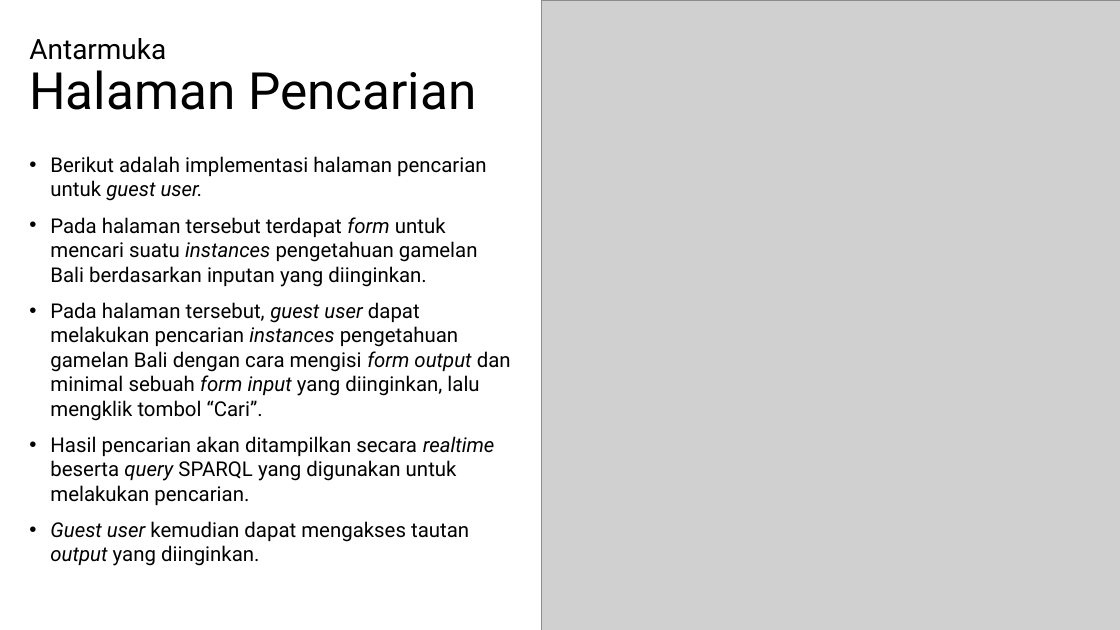
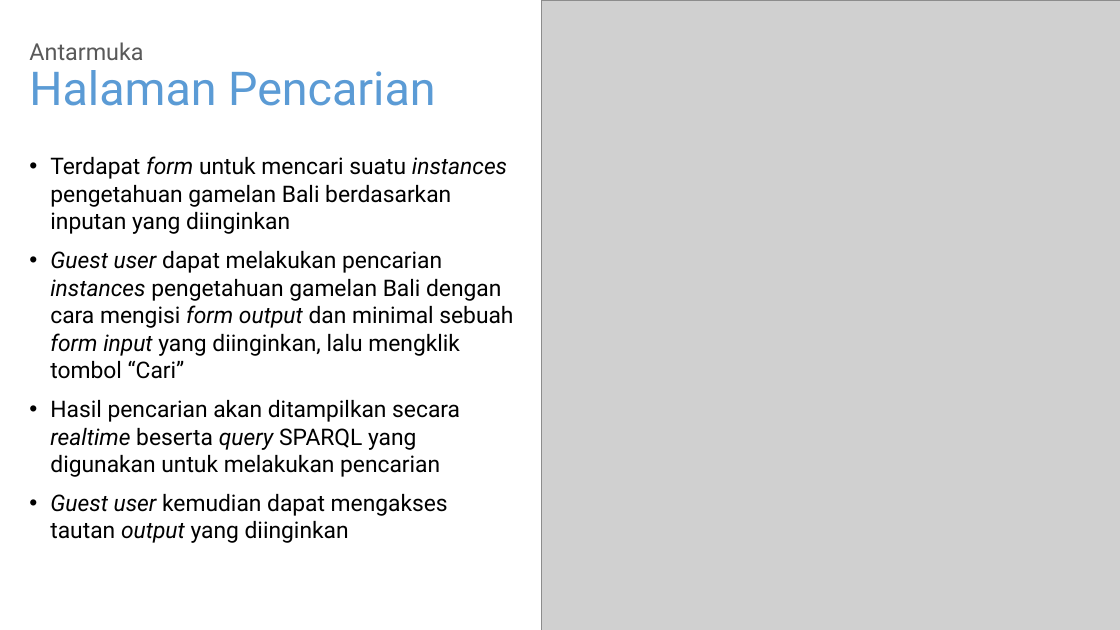
Before and after one commit to wardanacoolant/Tugas-Akhir, a slide deck: slide 29 of Hari-H Sidang/Rancangan Presentasi Skripsi.pptx (slide 30 before the commit). Drawn at 1120x630 pixels with LibreOffice and Linux fonts; fonts in the diff are those of the drawing; grey boxes stand for pictures. Boxes give left, top, right and bottom in pixels: in the first picture for what was removed or moved away, otherwise in the second. Text is boxed around its words. In the diff, an @@ line names an element or a change of style, - is before the commit and + after.

Commit message:
update ppt 2

```diff
--- a/Hari-H Sidang/Rancangan Presentasi Skripsi.pptx
+++ b/Hari-H Sidang/Rancangan Presentasi Skripsi.pptx
@@ title "Antarmuka Halaman Pencarian" at [29, 42, 435, 106]: size 24 to 20 pt, text colour #000000 to #595959 in "Antarmuka"; size 44 to 40 pt, text colour #000000 to #5B9BD5 in "Halaman Pencarian" @@
@@ text at [50, 156, 513, 543]: text changed; size 17.5 to 19.6 pt @@
-• Berikut adalah implementasi halaman pencarian untuk guest user.
-• Pada halaman tersebut terdapat form untuk mencari suatu instances pengetahuan gamelan Bali berdasarkan inputan yang diinginkan.
-• Pada halaman tersebut, guest user dapat melakukan pencarian instances pengetahuan gamelan Bali dengan cara mengisi form output dan minimal sebuah form input yang diinginkan, lalu mengklik tombol “Cari”.
-• Hasil pencarian akan ditampilkan secara realtime beserta query SPARQL yang digunakan untuk melakukan pencarian.
-• Guest user kemudian dapat mengakses tautan output yang diinginkan.
+• Terdapat form untuk mencari suatu instances pengetahuan gamelan Bali berdasarkan inputan yang diinginkan
+• Guest user dapat melakukan pencarian instances pengetahuan gamelan Bali dengan cara mengisi form output dan minimal sebuah form input yang diinginkan, lalu mengklik tombol “Cari”
+• Hasil pencarian akan ditampilkan secara realtime beserta query SPARQL yang digunakan untuk melakukan pencarian
+• Guest user kemudian dapat mengakses tautan output yang diinginkan
```
Also in this commit, not shown: 42 other slides changed, 1 other file.
